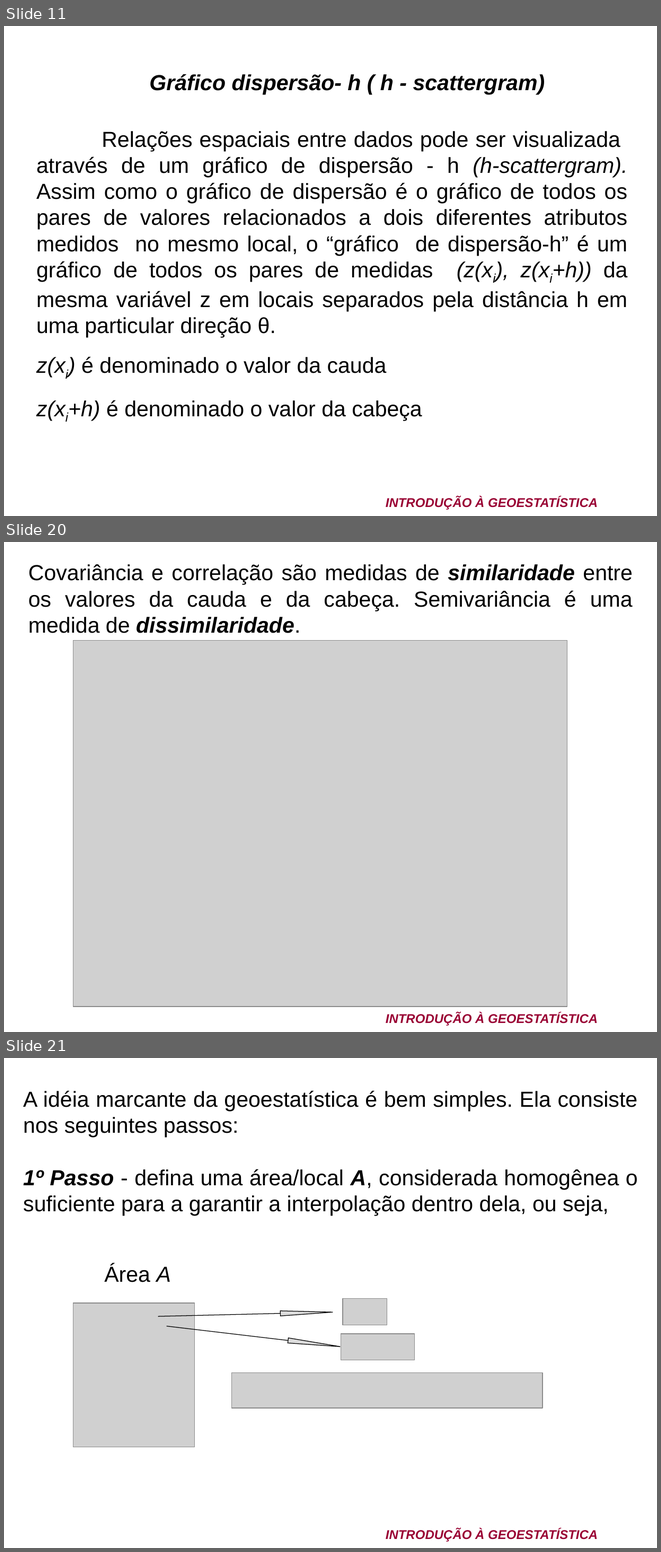
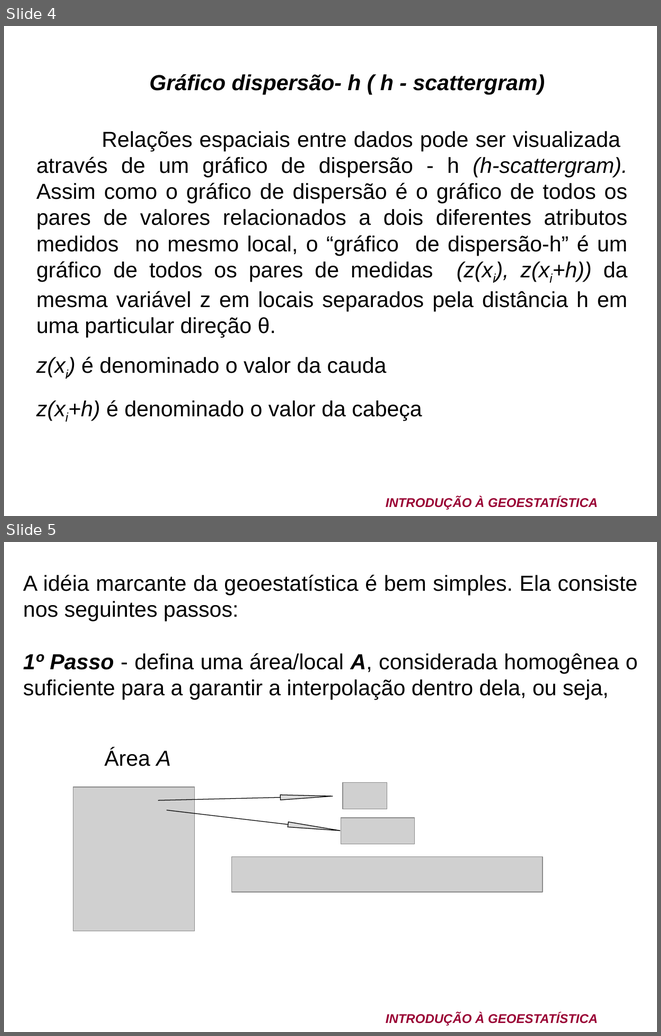
Before and after one commit to arpanosso/curso-gp-02-geoestatistica, a slide deck: pdf/Curso de geoestatistica CBCS 2011.ppt. Shown one above the other, each under a label of ours: slides 11, 20 and 21 before the commit, slides 4 and 5 after it; the slides between them are not shown. The pictures are 661x1552 and 661x1036 pixels, drawn with LibreOffice and Linux fonts; fonts in the diff are those of the drawing; grey boxes stand for pictures; background and template pictures are left out. Boxes give left, top, right and bottom in pixels: in the first picture for what was removed or moved away, otherwise in the second. Text is boxed around its words. In the diff, an @@ line names an element or a change of style, - is before the commit and + after.

```diff
--- a/pdf/Curso de geoestatistica CBCS 2011.ppt
+++ b/pdf/Curso de geoestatistica CBCS 2011.ppt
@@ slide 20 removed at box(4, 542, 657, 1032), background picture (left out); not listed: 1 template element that a slide beside it also shows @@
@@ text removed at box(28, 564, 633, 633) @@
-Covariância e correlação são medidas de similaridade entre os valores da cauda e da cabeça. Semivariância é uma medida de dissimilaridade.
@@ picture removed at box(73, 641, 567, 1007) @@
@@ what was slide 11 is now slide 4 @@
@@ what was slide 21 is now slide 5 @@
```
Also in this commit, not shown: 28 other slides removed, 14 other files.
